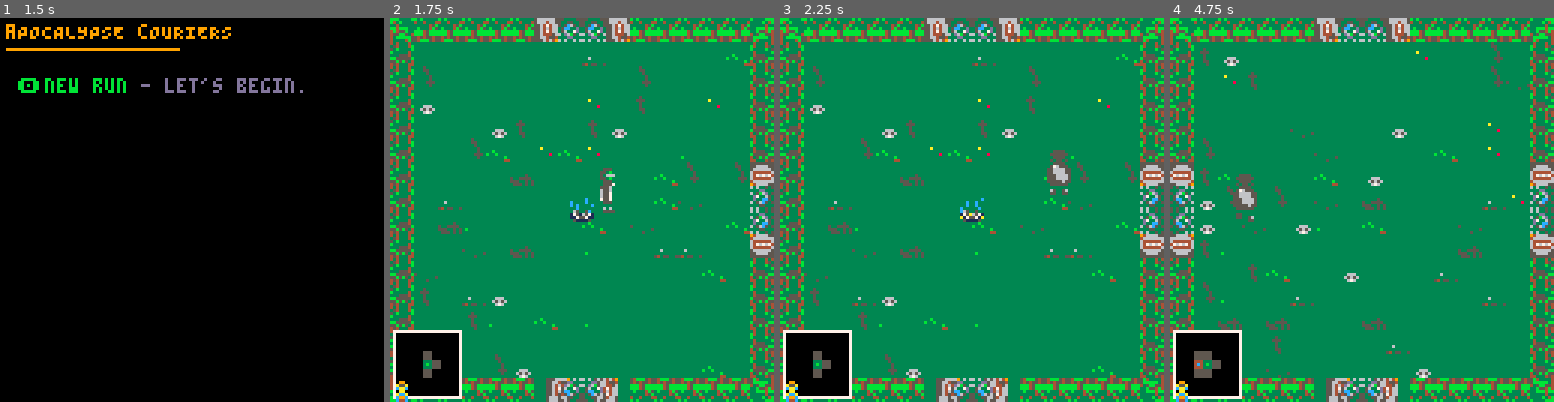
Above: before the commit, frames 1-4 (left to right).
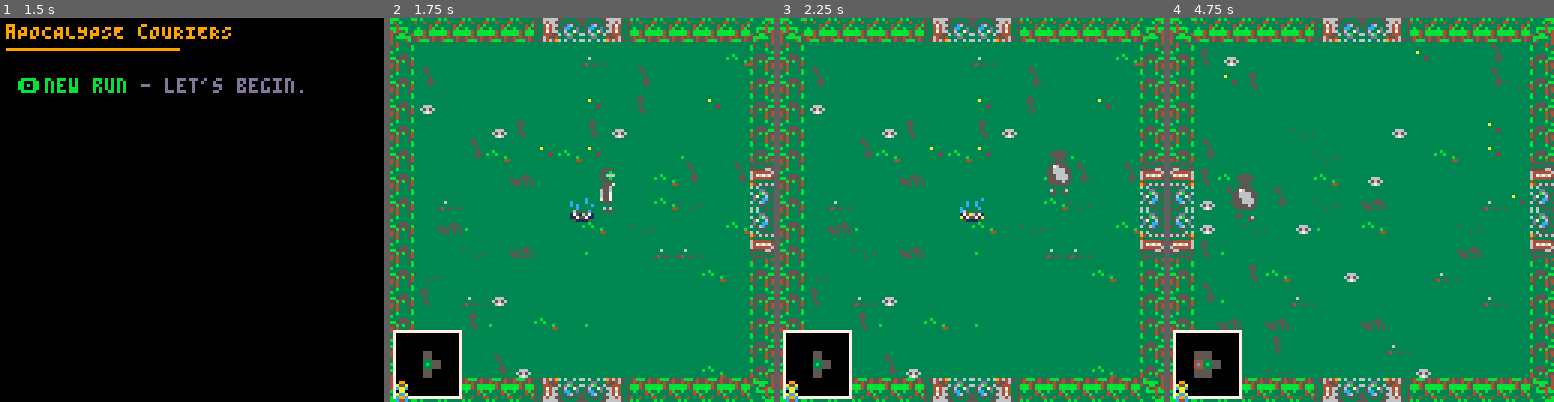
Above: after the commit, the same moments.

Repository: robertvargas-irq/gamedev-pico8-game-source
Game: PICO-8 cartridge apocalypse_couriers.p8
The game is run twice, just before and just after one commit, with the same random seed, the same clock (stepped at 60 frames per second) and the same inputs.
Inputs:
- Up to frame 1 (1.5 s): tap X (X key) at 0.33, 1.07 s; tap O (Z key) at 0.7 s
- Up to frame 2 (1.75 s): hold Right from 1.6 s (still down); tap O (Z key) at 1.7 s
- Up to frame 3 (2.25 s): tap X (X key) at 1.85 s; release Right at 2.1 s; tap O (Z key) at 2.1 s; hold Up from 2.15 s (still down)
- Up to frame 4 (4.75 s): release Up at 2.42 s; hold Right 2.47-3.03 s; tap O (Z key) every 0.4 s from 2.5 to 4.5 s; tap X (X key) at 2.97, 4.08 s; hold Left 3.08-3.58 s; hold Down 3.63-3.97 s; hold Right 4.02-4.68 s; hold Up from 4.73 s (still down)

Frame 1 is identical in both runs. In frame 2, 2.0% of the frame differs, in the area x 4-100%, y 0-100%; in frame 3, 2.0%; in frame 4, 2.2%, in the area x 0-100%, y 0-100%.

Commit message:
Added title card

Diff:
--- a/apocalypse_couriers.p8
+++ b/apocalypse_couriers.p8
@@ -337,52 +337,52 @@
 0000800000000000000000000000000000000000000000000000000000000000000000000000000000000000000000000000000000000000000000000000000000000002020000000000000000000000000000000000000000000000000000000000000202000000000000000000000000000000000000000000000000000000
 000000020200000000000000000000000000000000000000000000000000000000000000000000000000000000000000000000000000000000000000000000000000000000000000000040060a122280000000000000000000000000001200000000000000000000000000000000000000000000000000000000000000000000
 __map__
-cfcfcfcfcfcfcf0000cfcfcfcfcfcfcf00000000000000000000000000000000000000000000000000000000000000000000000000000000000000000000000000000000000000000000000000000000000000000000000000000000000000000000000000000000000000000000000000000000000000000000000000000000
-cf0000000000000000000000000000cf00000000000000000000000000000000000000000000000000000000000000000000000000000000000000000000000000000000000000000000000000000000000000000000000000000000000000000000000000000000000000000000000000000000000000000000000000000000
-cf0000000000000000000000000000cf00000000000000000000000000000000000000000000000000000000000000000000000000000000000000000000000000000000000000000000000000000000000000000000000000000000000000000000000000000000000000000000000000000000000000000000000000000000
-cf0000000000000000000000000000cf00000000000000000000000000000000000000000000000000000000000000000000000000000000000000000000000000000000000000000000000000000000000000000000000000000000000000000000000000000000000000000000000000000000000000000000000000000000
-cf0000000000000000000000000000cf00000000000000000000000000000000000000000000000000000000000000000000000000000000000000000000000000000000000000000000000000000000000000000000000000000000000000000000000000000000000000000000000000000000000000000000000000000000
-cf0000000000000000000000000000cf00000000000000000000000000000000000000000000000000000000000000000000000000000000000000000000000000000000000000000000000000000000000000000000000000000000000000000000000000000000000000000000000000000000000000000000000000000000
-cf0000000000000000000000000000cf00000000000000000000000000000000000000000000000000000000000000000000000000000000000000000000000000000000000000000000000000000000000000000000000000000000000000000000000000000000000000000000000000000000000000000000000000000000
-0000000000000000000000000000000000000000000000000000000000000000000000000000000000000000000000000000000000000000000000000000000000000000000000000000000000000000000000000000000000000000000000000000000000000000000000000000000000000000000000000000000000000000
-0000000000000000000000000000000000000000000000000000000000000000000000000000000000000000000000000000000000000000000000000000000000000000000000000000000000000000000000000000000000000000000000000000000000000000000000000000000000000000000000000000000000000000
-cf0000000000000000000000000000cf00000000000000000000000000000000000000000000000000000000000000000000000000000000000000000000000000000000000000000000000000000000000000000000000000000000000000000000000000000000000000000000000000000000000000000000000000000000
-cf0000000000000000000000000000cf00000000000000000000000000000000000000000000000000000000000000000000000000000000000000000000000000000000000000000000000000000000000000000000000000000000000000000000000000000000000000000000000000000000000000000000000000000000
-cf0000000000000000000000000000cf00000000000000000000000000000000000000000000000000000000000000000000000000000000000000000000000000000000000000000000000000000000000000000000000000000000000000000000000000000000000000000000000000000000000000000000000000000000
-cf0000000000000000000000000000cf00000000000000000000000000000000000000000000000000000000000000000000000000000000000000000000000000000000000000000000000000000000000000000000000000000000000000000000000000000000000000000000000000000000000000000000000000000000
-cf0000000000000000000000000000cf00000000000000000000000000000000000000000000000000000000000000000000000000000000000000000000000000000000000000000000000000000000000000000000000000000000000000000000000000000000000000000000000000000000000000000000000000000000
-cf0000000000000000000000000000cf00000000000000000000000000000000000000000000000000000000000000000000000000000000000000000000000000000000000000000000000000000000000000000000000000000000000000000000000000000000000000000000000000000000000000000000000000000000
-cfcfcfcfcfcfcf0000cfcfcfcfcfcfcf00000000000000000000000000000000000000000000000000000000000000000000000000000000000000000000000000000000000000000000000000000000000000000000000000000000000000000000000000000000000000000000000000000000000000000000000000000000
-…(33 lines of a section not shown)…
+cfcfcfcfcfcfcfcdcdcfcfcfcfcfcfcf00000000000000000000000000000000000000000000000000000000000000000000000000000000000000000000000000000000000000000000000000000000000000000000000000000000000000000000000000000000000000000000000000000000000000000000000000000000
+cf0000000000000000000000000000cf00000000000000000000000000000000000000000000000000000000000000000000000000000000000000000000000000000000000000000000000000000000000000000000000000000000000000000000000000000000000000000000000000000000000000000000000000000000
+cf0000000000000000000000000000cf00000000000000000000000000000000000000000000000000000000000000000000000000000000000000000000000000000000000000000000000000000000000000000000000000000000000000000000000000000000000000000000000000000000000000000000000000000000
+cf0000000000000000000000000000cf00000000000000000000000000000000000000000000000000000000000000000000000000000000000000000000000000000000000000000000000000000000000000000000000000000000000000000000000000000000000000000000000000000000000000000000000000000000
+cf0000000000000000000000000000cf00000000000000000000000000000000000000000000000000000000000000000000000000000000000000000000000000000000000000000000000000000000000000000000000000000000000000000000000000000000000000000000000000000000000000000000000000000000
+cf0000000000000000000000000000cf00000000000000000000000000000000000000000000000000000000000000000000000000000000000000000000000000000000000000000000000000000000000000000000000000000000000000000000000000000000000000000000000000000000000000000000000000000000
+cf0000000000000000000000000000cf00000000000000000000000000000000000000000000000000000000000000000000000000000000000000000000000000000000000000000000000000000000000000000000000000000000000000000000000000000000000000000000000000000000000000000000000000000000
+cb0000000000000000000000000000cc00000000000000000000000000000000000000000000000000000000000000000000000000000000000000000000000000000000000000000000000000000000000000000000000000000000000000000000000000000000000000000000000000000000000000000000000000000000
+cb0000000000000000000000000000cc00000000000000000000000000000000000000000000000000000000000000000000000000000000000000000000000000000000000000000000000000000000000000000000000000000000000000000000000000000000000000000000000000000000000000000000000000000000
+cf0000000000000000000000000000cf00000000000000000000000000000000000000000000000000000000000000000000000000000000000000000000000000000000000000000000000000000000000000000000000000000000000000000000000000000000000000000000000000000000000000000000000000000000
+cf0000000000000000000000000000cf00000000000000000000000000000000000000000000000000000000000000000000000000000000000000000000000000000000000000000000000000000000000000000000000000000000000000000000000000000000000000000000000000000000000000000000000000000000
+cf0000000000000000000000000000cf00000000000000000000000000000000000000000000000000000000000000000000000000000000000000000000000000000000000000000000000000000000000000000000000000000000000000000000000000000000000000000000000000000000000000000000000000000000
+cf0000000000000000000000000000cf00000000000000000000000000000000000000000000000000000000000000000000000000000000000000000000000000000000000000000000000000000000000000000000000000000000000000000000000000000000000000000000000000000000000000000000000000000000
+cf0000000000000000000000000000cf00000000000000000000000000000000000000000000000000000000000000000000000000000000000000000000000000000000000000000000000000000000000000000000000000000000000000000000000000000000000000000000000000000000000000000000000000000000
+cf0000000000000000000000000000cf00000000000000000000000000000000000000000000000000000000000000000000000000000000000000000000000000000000000000000000000000000000000000000000000000000000000000000000000000000000000000000000000000000000000000000000000000000000
+cfcfcfcfcfcfcfcececfcfcfcfcfcfcf00000000000000000000000000000000000000000000000000000000000000000000000000000000000000000000000000000000000000000000000000000000000000000000000000000000000000000000000000000000000000000000000000000000000000000000000000000000
+…(33 lines of a section not shown)…
--- a/player/player.lua
+++ b/player/player.lua
@@ -28,12 +28,12 @@
     accuracy=0.8,
     acc_mod={
         light={
-            all=1.5,
+            all=1.75,
             x1=2.0
         },
         heavy={
-            all=0.5,
-            x1=0.75
+            all=0.75,
+            x1=0.90
         }
     },
 
@@ -61,12 +61,12 @@
     o.bonuses={
         temp={
             damage=0,
-            health=0,
+            health=15,
             accuracy=0
         },
         perm={
             damage=5,
-            health=0,
+            health=10,
             accuracy=0
         }
     }
@@ -240,7 +240,7 @@
 end
 
 function player:heal(health)
-    self.health=min(max_health,self.health+health)
+    self.health=min(self:get_max_health(),self.health+health)
     return self.health
 end
 
@@ -258,6 +258,20 @@
 
 function player:get_perm_bonus_damage()
     return self.bonuses.perm.damage
+end
+
+function player:get_temp_bonus_health()
+    return self.bonuses.temp.health
+end
+
+function player:get_perm_bonus_health()
+    return self.bonuses.perm.health
+end
+
+function player:clear_temp_bonuses()
+    self.bonuses.temp.health=0
+    self.bonuses.temp.damage=0
+    self.bonuses.temp.accuracy=0
 end
 
 --[[
--- a/scenes/battle_scene.lua
+++ b/scenes/battle_scene.lua
@@ -214,7 +214,7 @@
             end
             acc=abs(1-acc)
             print(button..' '..action..'|DMG '..(pl.damage[weight][target]+pl:get_bonus_damage())..'|ACC '
-            ..sign..(acc*100)..'%',
+            ..sign..flr(acc*100)..'%',
             config.buttons.x,config.buttons.y+offset,swap or color)
         else
             if not battle_scene.buttons_disabled then
@@ -271,11 +271,20 @@
     local offset=8
     local offset_cnt=1
     if player:get_perm_bonus_damage() > 0 then
-        print('★ +'..player:get_perm_bonus_damage()..'DMG',2,97-offset*offset_cnt,11)
+        print('★+'..player:get_perm_bonus_damage()..'DMG',2,97-offset*offset_cnt,11)
         offset_cnt+=1
     end
     if player:get_temp_bonus_damage() > 0 then
-        print('⧗ +'..player:get_temp_bonus_damage()..'DMG',2,97-offset*offset_cnt,10)
+        print('⧗+'..player:get_temp_bonus_damage()..'DMG',2,97-offset*offset_cnt,10)
+        offset_cnt+=1
+    end
+    offset_cnt=1
+    if player:get_perm_bonus_health() > 0 then
+        print('★+'..player:get_perm_bonus_health()..'HP',74,97-offset*offset_cnt,11)
+        offset_cnt+=1
+    end
+    if player:get_temp_bonus_health() > 0 then
+        print('⧗+'..player:get_perm_bonus_health()..'HP',74,97-offset*offset_cnt,10)
         offset_cnt+=1
     end
 
--- a/scenes/level_play.lua
+++ b/scenes/level_play.lua
@@ -225,8 +225,8 @@
 
                     elseif dy==1 then
                         -- edges
-                        spr(spr_off+corner_x,i_x1-4,i_y1,1,1,false,true)
-                        spr(spr_off+corner_x,i_x2+4,i_y2,1,1,false,true)
+                        spr(spr_off+corner_x,i_x1-8,i_y1,1,1,false,true)
+                        spr(spr_off+corner_x,i_x2+8,i_y2,1,1,true,true)
 
                         -- middle
                         spr(spr_off+tp_y,i_x1,i_y1,1,1)
@@ -234,7 +234,7 @@
                     else --dy==-1
                         -- edges
                         spr(spr_off+corner_x,i_x1-8,i_y1,1,1)
-                        spr(spr_off+corner_x,i_x2+8,i_y2,1,1)
+                        spr(spr_off+corner_x,i_x2+8,i_y2,1,1,true)
 
                         -- middle
                         spr(spr_off+tp_y,i_x1,i_y1,1,1,false,true)
--- a/title.lua
+++ b/title.lua
@@ -18,7 +18,7 @@
         },
         {
             196,
-            0.1
+            0.085
         },
         {
             224,
@@ -46,12 +46,14 @@
 function title.play()
 	globals.screen=500
     title.curr_x=title.x0
-    sfx(63)
+    sfx(31)
 end
 
 function title._update()
     -- skip with any button
     if btn(globals.btn_z) then
+        sound_fx.ready()
+        sfx(31,-2)
         globals.screen=0
     end
 end
@@ -103,8 +105,8 @@
     print('press 🅾️ to skip',2,121,6)
 
     -- draw curtain
-    if title.print_frame>=(title.print_seconds)*globals.fps then
-        local bottom=min(188,(title.print_frame-title.print_seconds*globals.fps))
+    if title.print_frame>=(title.print_seconds-2)*globals.fps then
+        local bottom=min(188,(title.print_frame-(title.print_seconds-2)*globals.fps))
         for i=0,bottom,2 do
             line(0,i,128,i,0)
         end
Not shown, changed: 21 lines of the sprite sheet (__gfx__) section of apocalypse_couriers.p8
Not shown, changed: the sound effects (__sfx__) section of apocalypse_couriers.p8
